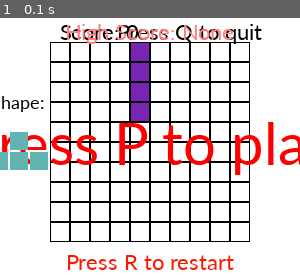
Above: before the commit, frame 1.
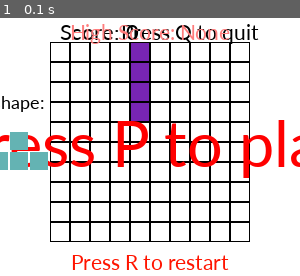
Above: after the commit, the same moment.

Repository: bilalbg/Gamedev
Game: pygame game, started from pygame/tetris.py
The game is run twice, just before and just after one commit, with the same random seed, the same clock (stepped at 60 frames per second) and the same inputs.
Inputs:
- Up to frame 1 (0.1 s): type "10 (at the terminal prompt)" at 0 s; type "10 (at the terminal prompt)" at 0 s

The runs differ from the first frame. In frame 1, 9.4% of the frame differs, in the area x 0-100%, y 2-98%.

Commit message:
Add files via upload

Diff:
--- a/pygame/tetris.py
+++ b/pygame/tetris.py
@@ -6,6 +6,8 @@
 import random
 import datetime
 import os.path
+import os
+os.environ['SDL_AUDIODRIVER'] = 'dsp'
 
 colors = [
     (0, 0, 0),
@@ -143,6 +145,12 @@
                self.figure[0].rotate()
           if self.intersects():
                self.figure[0].rotation = old_rotation
+     def resize(self, winsize):
+          if winsize[0] > self.zoom*self.width * 2 and winsize[1] > self.zoom*self.height*2:
+                    self.zoom = self.zoom * 1.5
+
+          if winsize[0] < self.zoom*self.width *2 and winsize[1] < self.zoom*self.height*2:
+                    self.zoom = self.zoom / 1.5
 
 class Text:
     #centering text
@@ -194,8 +202,6 @@
                     if self.maxscore < int(scores.split(" ")[0]):
                         self.maxscore = int(scores.split(" ")[0])
 
-                    print(self.maxscore)
-
 
                return(str(self.maxscore))
      def close(self):
@@ -240,20 +246,20 @@
 
 
 text_pause = Text("Press P to play", game.x+game.width*game.zoom/2, \
-        game.y+ game.height*game.zoom/2, (255,0,0), 'Calibri', 65)
+        game.y+ game.height*game.zoom/2, (255,0,0), 'Calibri', int(3.5*game.zoom))
 text_quit = Text("Press Q to quit", game.x+ game.width*game.zoom - 3*game.zoom,\
-          game.y-10, BLACK, 'Calibri', 25)
+          game.y-10, BLACK, 'Calibri', int(1.2*game.zoom))
 text_game_over = Text("Game Over", game.x+game.width*game.zoom/2, \
-        game.y+ game.height*game.zoom/2, BLACK, 'Calibri', 65)
+        game.y+ game.height*game.zoom/2, BLACK, 'Calibri',  int(3.5*game.zoom))
 text_addscore = Text("Press Y to save your score", game.x+game.width*game.zoom/2, \
-        game.y+ game.height*game.zoom/1.75, BLACK, 'Calibri', 35)
+        game.y+ game.height*game.zoom/1.75, BLACK, 'Calibri',  int(1.5*game.zoom))
 text_restart = Text("Press R to restart", game.x + game.width*game.zoom/2, \
-        game.y + game.height*game.zoom + game.zoom, (255,20,0), 'Calibri', 25)
+        game.y + game.height*game.zoom + game.zoom, (255,20,0), 'Calibri', int(1.2*game.zoom))
 text_next = Text(("Next shape: "), game.x - 50, game.y*2 + 10 , \
-     BLACK, 'Calibri', 20)
+                                   BLACK, 'Calibri',  int(game.zoom))
 text_high_score = Text("High Score: " + history.highscore(), \
           game.x +game.width*game.zoom/2, \
-          game.y - 10, (255, 125, 125), 'Calibri', 25)
+          game.y - 10, (255, 125, 125), 'Calibri', int(1.2*game.zoom))
 game.new_figure()
 
 counter = 0
@@ -295,16 +301,21 @@
                     game.rotate()
                if event.key == pygame.K_DOWN:
                     pressing_down = True
-               if event.key == pygame.K_LEFT and not pressing_right:
+               if event.key == pygame.K_LEFT:
                     pressing_left = True
+                    pressing_right = False
                     pygame.time.delay(100)
                     #game.go_side(-1)
-               if event.key == pygame.K_RIGHT and not pressing_left:
+               if event.key == pygame.K_RIGHT:
                     pressing_right = True
+                    pressing_left = False
                     pygame.time.delay(100)
                     #game.go_side(1)
                if event.key == pygame.K_SPACE and game.state == "start":
                     game.go_space()
+                    pressing_left=False
+                    pressing_right = False
+                    pressing_down = False
                if event.key == pygame.K_q:
                     done = True
                if event.key == pygame.K_r :
@@ -319,25 +330,25 @@
           if event.type == pygame.VIDEORESIZE:
                game.x = int(int(event.w)*0.5 - game.zoom*game.width/2)
                game.y = int(int(event.h)*0.5 - game.zoom*game.height/2)
-
+               game.resize((event.w,event.h))
                screen = pygame.display.set_mode(event.size, pygame.RESIZABLE)
                screen.fill(WHITE)
-               text_pause = Text("Press P to play", int(game.x+game.width*game.zoom/2), \
-                         int(game.y+ game.height*game.zoom/2), (255,0,0), 'Calibri', 65)
-               text_quit = Text("Press Q to quit", int(game.x+ game.width*game.zoom - 3*game.zoom),\
-                         int(game.y-10), BLACK, 'Calibri', 25)
-               text_game_over = Text("Game Over", int(game.x+game.width*game.zoom/2), \
-                         int(game.y+ game.height*game.zoom/2), BLACK, 'Calibri', 65)
+
+               text_pause = Text("Press P to play", game.x+game.width*game.zoom/2, \
+                    game.y+ game.height*game.zoom/2, (255,0,0), 'Calibri', int(3.5*game.zoom))
+               text_quit = Text("Press Q to quit", game.x+ game.width*game.zoom - 3*game.zoom,\
+                         game.y-10, BLACK, 'Calibri', int(1.2*game.zoom))
+               text_game_over = Text("Game Over", game.x+game.width*game.zoom/2, \
+                    game.y+ game.height*game.zoom/2, BLACK, 'Calibri',  int(3.5*game.zoom))
                text_addscore = Text("Press Y to save your score", game.x+game.width*game.zoom/2, \
-                         int(game.y+ game.height*game.zoom/1.75), BLACK, 'Calibri', 35)
-               text_restart = Text("Press R to restart", int(game.x + game.width*game.zoom/2), \
-                         int(game.y + game.height*game.zoom + game.zoom), (255,20,0), 'Calibri', 25)
-               text_next = Text(("Next shape: "), int(game.x - 50), int(game.y*2 + 10) , \
-                         BLACK, 'Calibri', 20)
+                    game.y+ game.height*game.zoom/1.75, BLACK, 'Calibri',  int(1.5*game.zoom))
+               text_restart = Text("Press R to restart", game.x + game.width*game.zoom/2, \
+                    game.y + game.height*game.zoom + game.zoom, (255,20,0), 'Calibri', int(1.2*game.zoom))
+               text_next = Text(("Next shape: "), game.x - 50, game.y*2 + 10 , \
+                                                  BLACK, 'Calibri',  int(game.zoom))
                text_high_score = Text("High Score: " + history.highscore(), \
-                         int(game.x +game.width*game.zoom/2), \
-                         int(game.y - 10), (255, 125, 125), 'Calibri', 25)
-
+                         game.x +game.width*game.zoom/2, \
+                         game.y - 10, (255, 125, 125), 'Calibri', int(1.2*game.zoom))
 
 
      if event.type == pygame.KEYUP:
@@ -402,7 +413,7 @@
           text_game_over.Draw(screen)
           text_addscore.Draw(screen)
 
-     pygame.display.flip()
+     pygame.display.update()
      clock.tick(fps)
 
 pygame.quit()
